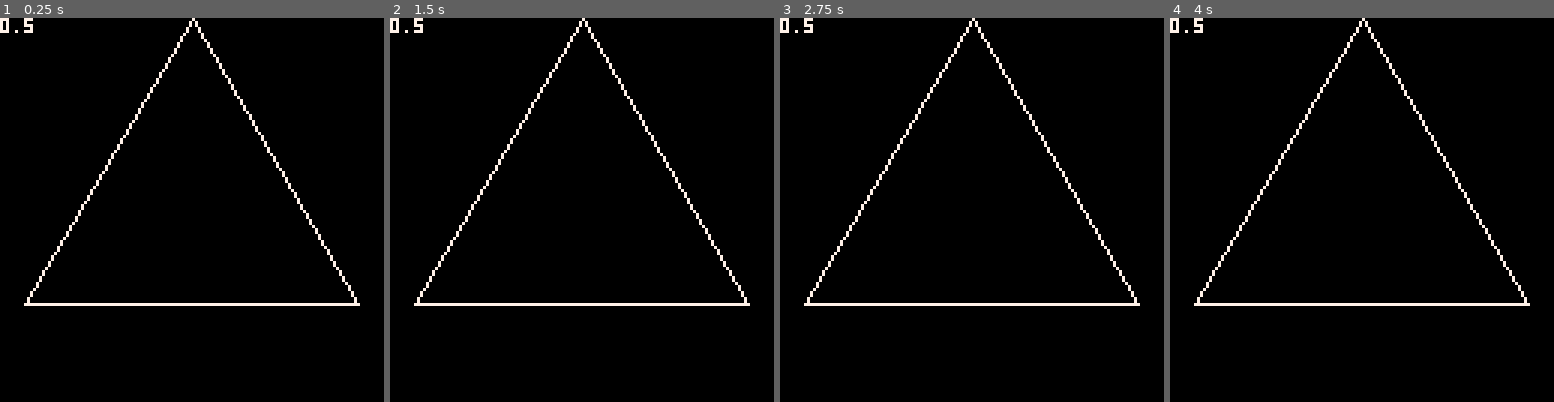
Above: before the commit, frames 1-4 (left to right).
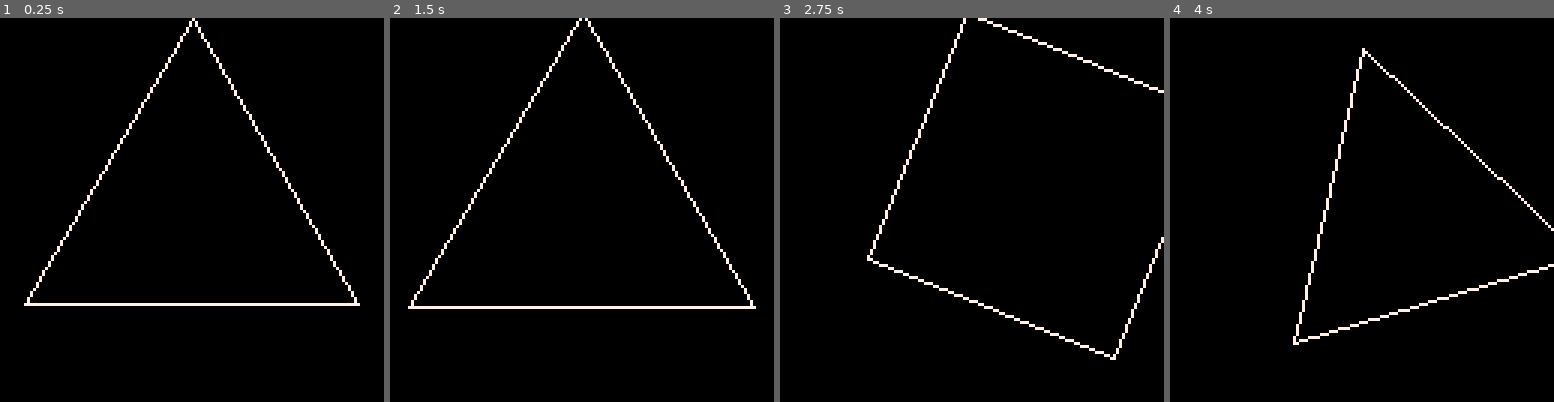
Above: after the commit, the same moments.

Repository: chastitywhiterose/PICO-8
Game: PICO-8 cartridge carts/polygon.p8
Same seed, same stepped clock (60 frames per second), same inputs: the game is played once before the commit and once after it.
Inputs:
- Up to frame 1 (0.25 s): no input
- Up to frame 2 (1.5 s): tap X (X key) at 0.33, 1.07 s; tap O (Z key) at 0.7 s
- Up to frame 3 (2.75 s): hold Right 1.6-2.1 s; hold P2 Left 1.6-2.1 s; tap O (Z key) at 1.7, 2.1, 2.5 s; tap X (X key) at 1.85 s; hold Up 2.15-2.42 s; hold P2 Down 2.15-2.42 s; hold Right from 2.47 s (still down); hold P2 Left from 2.47 s (still down)
- Up to frame 4 (4 s): tap O (Z key) at 2.9, 3.3, 3.7 s; tap X (X key) at 2.97 s; release Right at 3.03 s; release P2 Left at 3.03 s; hold Left 3.08-3.58 s; hold P2 Right 3.08-3.58 s; hold Down 3.63-3.97 s; hold P2 Up 3.63-3.97 s

The runs differ from the first frame. In frame 1, 0.1% of the frame differs, in the area x 0-9%, y 0-4%; in frame 2, 3.9%, in the area x 0-96%, y 0-76%; in frame 3, 3.5%; in frame 4, 3.4%.

Commit message:
controllable polygon demo

Diff:
--- a/carts/polygon.p8
+++ b/carts/polygon.p8
@@ -11,27 +11,26 @@
 end
 
 function _update()
- if (btn(0)) then x=x-1; end
- if (btn(1)) then x=x+1; end
- if (btn(2)) then y=y-1; end
- if (btn(3)) then y=y+1; end
- if (btn(4)) then r=r-1; end
- if (btn(5)) then r=r+1; end
+ if (btn(0)) then main_polygon.cx=main_polygon.cx-1; end
+ if (btn(1)) then main_polygon.cx=main_polygon.cx+1; end
+ if (btn(2)) then main_polygon.cy=main_polygon.cy-1; end
+ if (btn(3)) then main_polygon.cy=main_polygon.cy+1; end
+ if (btn(4)) then main_polygon.radius=main_polygon.radius-1; end
+ if (btn(5)) then main_polygon.radius=main_polygon.radius+1; end
 
- if (btn(0,1)) then x=x-1; end
- if (btn(1,1)) then x=x+1; end
- if (btn(2,1)) then y=y-1; end
- if (btn(3,1)) then y=y+1; end
- if (btnp(4,1)) then c=c-1; end
- if (btnp(5,1)) then c=c+1; end
-
+ if (btn(0,1)) then main_polygon.radians+=pi/180; end
+ if (btn(1,1)) then main_polygon.radians-=pi/180; end
+ if (btnp(2,1)) then main_polygon.sides=main_polygon.sides-1; end
+ if (btnp(3,1)) then main_polygon.sides=main_polygon.sides+1; end
+ if (btnp(4,1)) then main_polygon.color=main_polygon.color-1; end
+ if (btnp(5,1)) then main_polygon.color=main_polygon.color+1; end
 
 end
 
 function _draw();
  cls(0);
--- circfill(x,y,r,c);
-print(pi);
+-- circfill(main_polygon.cx,main_polygon.cy,main_polygon.radius,main_polygon.color);
+--print(pi);
 
 chaste_polygon_draw();
 
@@ -55,12 +54,10 @@
 polygon_xpoints={};
 polygon_ypoints={};
 
-pi=0.5;
+pi=0.50;
 
 --function to get the points of a regular polygon and load them into the above arrays of x and y points
-
 function chaste_polygon_points()
- --double angle,x,y;
  i=0;
  while(i<main_polygon.sides)
  do
@@ -69,9 +66,6 @@
   y=main_polygon.cy-cos(angle)*main_polygon.radius;
   polygon_xpoints[i]=x;
   polygon_ypoints[i]=y;
-//  printf("angle==%f\n",angle);
-//  printf("x==%f x==%f\n",x,y);
- // printf("xpoint[%d]==%d ypoint[%d]==%d\n",i,polygon_xpoints[i],i,polygon_ypoints[i]);
   i=i+1;
  end
 end
@@ -79,17 +73,13 @@
 
 --draw a regular polygon
 function chaste_polygon_draw()
-
- --int i,i1;
  chaste_polygon_points();
 
  i=0;
  while(i<main_polygon.sides)
  do
   i1=(i+1)%main_polygon.sides;
-
-  line(polygon_xpoints[i],polygon_ypoints[i], polygon_xpoints[i1],polygon_ypoints[i1] , c)
-
+  line(polygon_xpoints[i],polygon_ypoints[i], polygon_xpoints[i1],polygon_ypoints[i1],main_polygon.color);
   i=i+1;
  end
 
